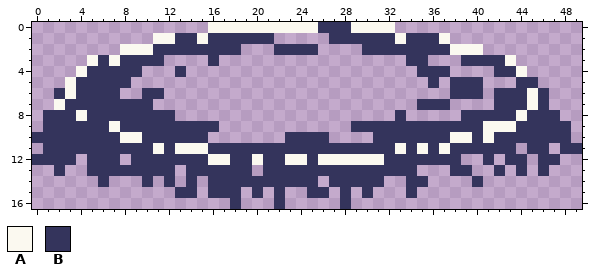
File history of a pixel-art sprite, assets/sprites/Summon Hands/summon_placement.png. Above is the file before it was changed.
The file is 50x17 pixels.
Palette (. is transparent): A #fbf9f0  B #34345c
Pixels before, first column x 0:
 0 ................AAAAAAAAAABBBAAAA.................
 1 ...........AABBABBBBBB.....BBBBBBABBBA............
 2 ........AAABBBBBBBB...BBBB....BBBBBBBBAAA.........
 3 .....ABABBBB....B.................BB...BBBBA......
 4 ....ABBBBB...B.....................BBB....BBA.....
 5 ...ABBBBB...........................B.BBB...BB....
 6 ..BABBBB..BB..........................BBB.BBBAB...
 7 ..ABBBBBBBB........................BBB....BBBAB...
 8 .BBBABBBBBBBB....................B.....BBBBBABBB..
 9 .BBBBBBABBBBBBBBB............BBBBBBBBBBBBAAABBBBB.
10 BBBBBBBBAABBBBBB.......BBBB....BBBBBBBAABABBBBBBB.
11 .BBBBBBBBBBABAAABBBBBBBBBBBBBBBBBABABABBBBBB.BB.BB
12 BBBB.BBB.BBBBBBBAABBABBAABAAAAAABBBBBBB..B.BB.BB..
13 ..B..BBBBBBBB.BBBBBB.BBBBBBBBBBBBBB...BB..B.B.B...
14 ......B...B.B.B.BBBBBBBBBB.BBBBB..BB....B.........
15 .............BB.BBB.B.B..BB.B.B...B...............
16 ..................B...B.....B.....................
And afterwards:
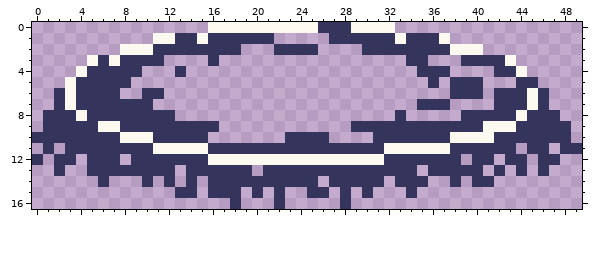
The commit says: ADD: summon and enemy health/attack
Difference:
y 7: x 2..3 AB -> BA
y 9: x 6 B -> A
y 10: x 10 B -> A; x 40 B -> A
y 11: x 2 B -> .; x 12 B -> A; x 32 B -> A; x 34 B -> A; x 36 B -> A
y 12: x 1 B -> .; x 18..19 BB -> AA; x 21..22 BB -> AA; x 25 B -> A; x 40 . -> B
y 13: x 36..37 .. -> BB; x 40 . -> B
y 14: x 33 . -> B; x 38 . -> B; x 41 . -> B
Changed places in both pictures, as pixel boxes (x1, y1, x2, y2):
changed: (43, 99, 175, 165)
changed: (384, 132, 494, 187)
changed: (230, 154, 318, 165)
